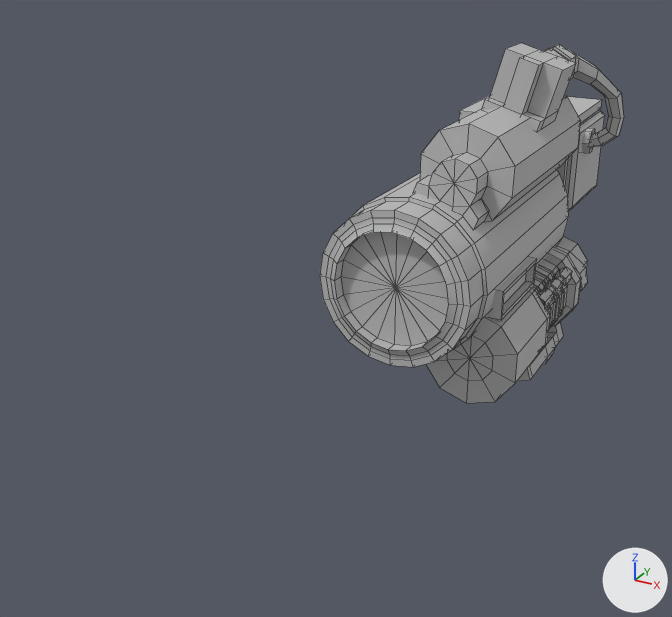
An edit to the FBX model 2019_Senior_Project_Car_Game/scenes/Weapons/Animation Weapons/Minigun UV Map and Animation EX.fbx, drawn before and after from the same camera.
Rendered twice from a 50 mm lens placed at (0.0385, -0.0998, 0.0376), pointed at (-0.0051, -0.0205, -0.002). Every picture has the same lights, and +X, +Y and +Z are marked at lower right. Mesh edges are drawn as thin lines. Where no turn or scale is listed for an object, it has been applied to the vertices.

Before the edit, the objects in view are built like this:
```python
me_mesh = bpy.data.meshes.new('Mesh')
me_mesh.from_pydata(...)  # 994 vertices, 1000 faces; spans x -0.0111..0.0111, y -0.0263..0.0263, z -0.0199..0.0199
me_mesh.materials.append(mat_lambert1)  # grey #bcbcbc
ob_main_body = bpy.data.objects.new('Main_Body', me_mesh)
ob_main_body.location = (0.0019, 0.0081, 0.0025)
```
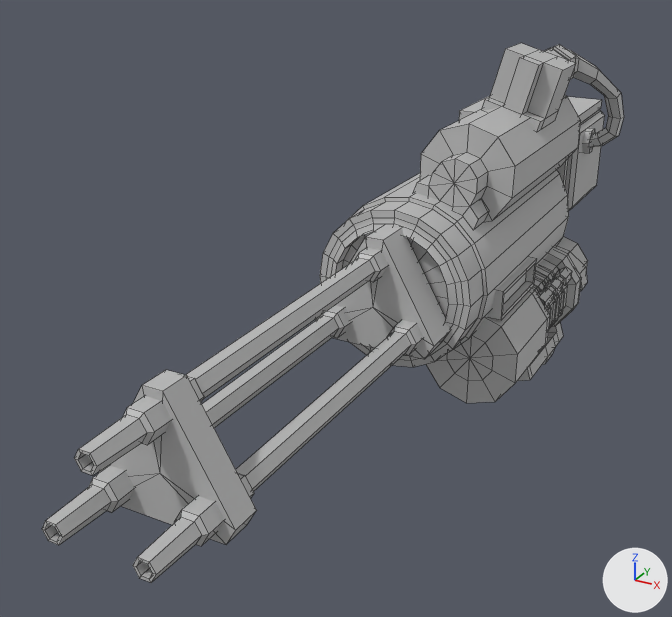
The newer file is also turned or shifted as a whole; pictures and numbers use the older file's frame.

Where the change shows, as pixel boxes [x1, y1, x2, y2] in the pictures (672 x 617 px):
'Barrel_Cluster', added: after [42, 225, 451, 583]

What changed in the scene script:
```text
Add me_mesh_001:
    me_mesh_001.from_pydata(...)  # 298 vertices, 288 faces; spans x -0.0068..0.0068, y -0.0414..0.0414, z -0.0045..0.0073
    me_mesh_001.materials.append(mat_lambert1)  # grey #bcbcbc
Add ob_barrel_cluster:
    ob_barrel_cluster = bpy.data.objects.new('Barrel_Cluster', me_mesh_001)
    ob_barrel_cluster.location = (0.0, -0.0217, -0.0002)
```
